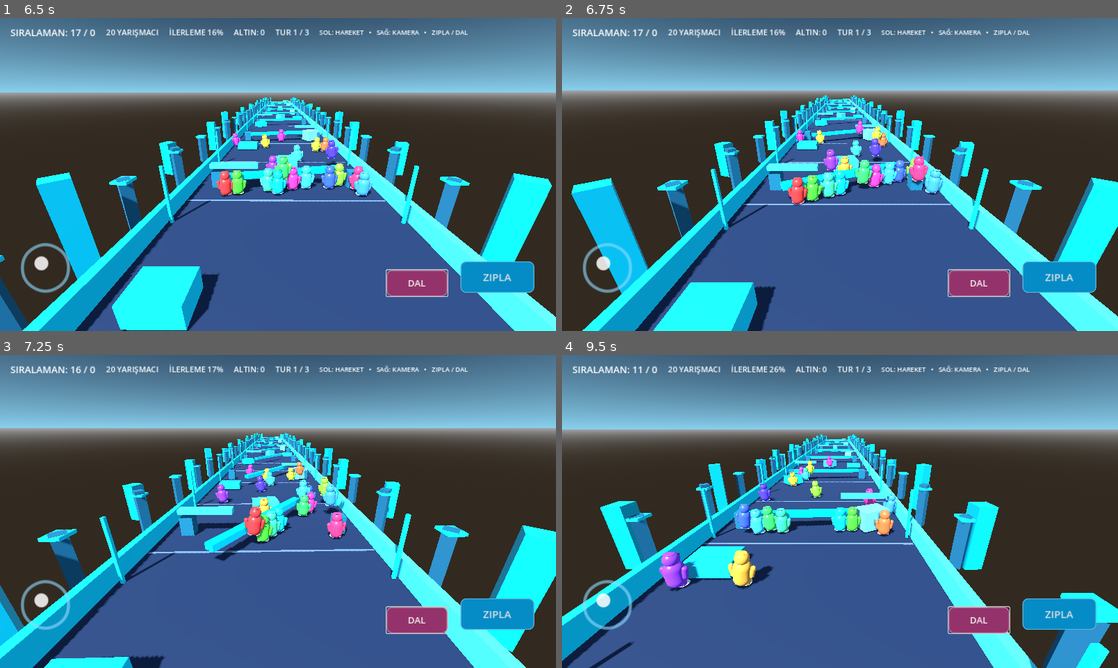
Above: before the commit, frames 1-4 (two rows, left to right).
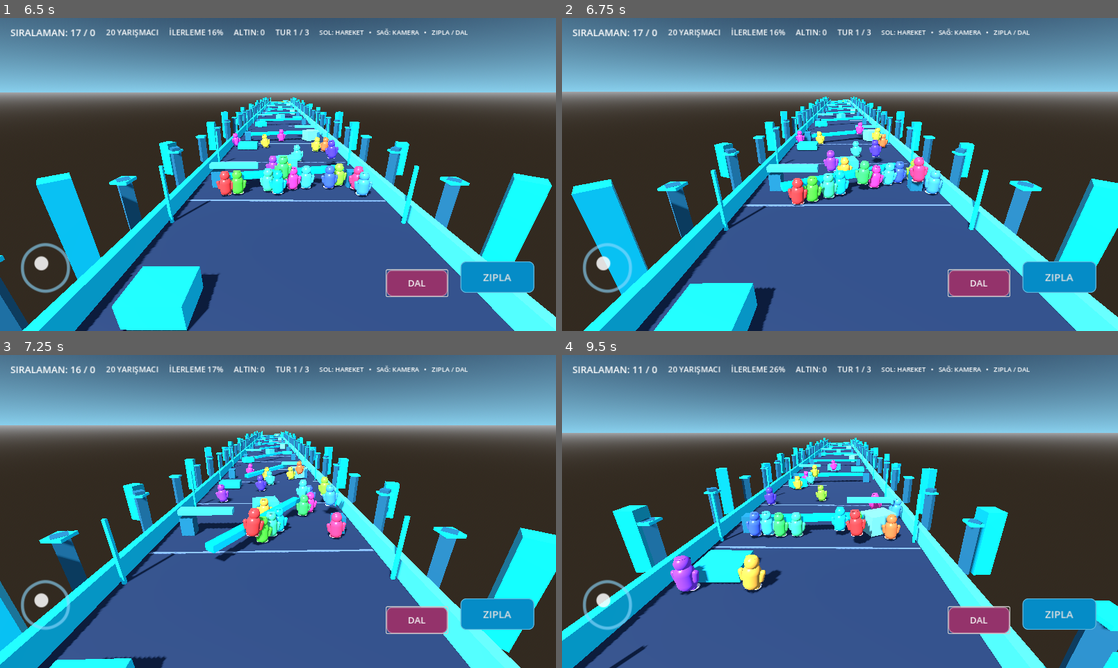
Above: after the commit, the same moments.

Repository: AjanLeo/son-kalan-kazanir
Game: Godot game, scene res://Main.tscn
Same seed, same stepped clock (60 frames per second), same inputs: the game is played once before the commit and once after it.
Inputs (mouse positions are in pixels of both pictures, inside the frame that each line leads up to):
- Up to frame 1 (6.5 s): click "YARIŞA BAŞLA" at 0.5 s; click "DAL" at 1.25 s; tap Enter (ui_accept) at 2, 2.27, 5.27 s; move the mouse to (400, 158) at 2.02 s; hold Right (ui_right) 2.03-2.75 s; click (400, 158) at 2.17 s; drag from (166, 190) to (250, 237) at 2.77 s; move the mouse to (333, 105) at 3.52 s; hold Right (ui_right) 3.53-4.25 s; drag from (250, 237) to (111, 127) at 4.27 s; move the mouse to (444, 221) at 5.02 s; hold Left (ui_left) 5.03-5.75 s; drag from (111, 127) to (194, 96) at 5.77 s
- Up to frame 2 (6.75 s): move the mouse to (867, 174) at 6.52 s; hold Down (ui_down) from 6.53 s (still down); click (867, 174) at 6.67 s
- Up to frame 3 (7.25 s): keep holding Down (ui_down)
- Up to frame 4 (9.5 s): release Down (ui_down) at 7.25 s; drag from (756, 433) to (728, 527) at 7.27 s; move the mouse to (962, 495) at 8.02 s; hold Up (ui_up) 8.03-8.75 s; tap Enter (ui_accept) at 8.27 s; drag from (728, 527) to (812, 574) at 8.77 s

Frame 1 is identical in both runs. In frame 2, 3.8% of the frame differs, in the area x 0-100%, y 23-100%; in frame 3, 6.3%; in frame 4, 20%.

Commit message:
Improve hazard collision feedback and multitouch input

Diff:
--- a/scripts/main.gd
+++ b/scripts/main.gd
@@ -51,6 +51,8 @@
 var touch_origin := Vector2.ZERO
 var touch_active := false
 var touch_id := -1
+var camera_touch_id := -1
+var hazard_cooldown := 0.0
 
 func _ready() -> void:
 	sfx_player = AudioStreamPlayer.new()
@@ -128,6 +130,7 @@
 		pivot.add_to_group("rotors")
 		add_child(pivot)
 		var rotor_body := StaticBody3D.new()
+		rotor_body.add_to_group("hazards")
 		pivot.add_child(rotor_body)
 		var rotor_collision := CollisionShape3D.new()
 		var rotor_shape := BoxShape3D.new()
@@ -152,13 +155,16 @@
 		var lane : float = [-5.0, 0.0, 5.0][(i + theme_index) % 3]
 		var height := 1.15 + float((i + theme_index) % 3) * 0.25
 		var block := _make_box("Neon hurdle", Vector3(2.35, height, 1.8), Vector3(lane, height * 0.5, -26.0 - float(i) * 16.0), theme_glow[theme_index].lerp(Color(1.0,0.36,0.18), float(i % 3) * 0.18))
+		block.get_parent().add_to_group("hazards")
 		block.rotation_degrees.y = float(i * 13 + theme_index * 9)
 	for i in range(8):
 		var gap_x : float = [-4.5, 4.5][(i + theme_index) % 2]
-		_make_box("Low jump beam", Vector3(4.2, 0.42, 0.8), Vector3(gap_x, 1.82, -38.0 - float(i) * 23.0), theme_glow[theme_index].lerp(Color.WHITE, 0.18))
+		var beam := _make_box("Low jump beam", Vector3(4.2, 0.42, 0.8), Vector3(gap_x, 1.82, -38.0 - float(i) * 23.0), theme_glow[theme_index].lerp(Color.WHITE, 0.18))
+		beam.get_parent().add_to_group("hazards")
 	for i in range(5):
 		var lane2 : float = [-5.2, 0.0, 5.2][(i * 2 + theme_index) % 3]
-		_make_box("Moving lane block", Vector3(2.8, 0.8, 2.2), Vector3(lane2, 0.4, -52.0 - float(i) * 37.0), theme_floor[theme_index].lerp(theme_glow[theme_index], 0.65))
+		var lane_block := _make_box("Moving lane block", Vector3(2.8, 0.8, 2.2), Vector3(lane2, 0.4, -52.0 - float(i) * 37.0), theme_floor[theme_index].lerp(theme_glow[theme_index], 0.65))
+		lane_block.get_parent().add_to_group("hazards")
 func _make_decor() -> void:
 	for i in range(32):
 		for side in [-1.0, 1.0]:
@@ -456,7 +462,6 @@
 
 func _request_dive() -> void:
 	dive_requested = true
-	_play_sfx(180.0, 0.09, 0.12)
 
 func _start_round() -> void:
 	jump_requested = false
@@ -495,6 +500,7 @@
 	if not round_active:
 		return
 	race_time += delta
+	hazard_cooldown = maxf(0.0, hazard_cooldown - delta)
 	_update_player(delta)
 	_update_racers(delta)
 	_update_hud()
@@ -530,6 +536,17 @@
 	dive_requested = false
 	player.velocity.y -= GRAVITY * delta
 	player.move_and_slide()
+	if hazard_cooldown <= 0.0:
+		for collision_index in range(player.get_slide_collision_count()):
+			var hit := player.get_slide_collision(collision_index)
+			var hit_node := hit.get_collider()
+			if hit_node is Node and hit_node.is_in_group("hazards"):
+				hazard_cooldown = 0.85
+				player.velocity.y = 5.5
+				player.velocity.z = 4.0
+				status_label.text = "ENGELE ÇARPTIN! GERİ DÜŞTÜN"
+				_play_sfx(105.0, 0.16, 0.2)
+				break
 	player.rotation.z = lerpf(player.rotation.z, -direction.x * 0.16, delta * 8.0)
 	player.position.x = clampf(player.position.x, -7.25, 7.25)
 	if player.position.y < -8:
@@ -745,18 +762,21 @@
 				touch_origin = event.position
 			elif event.position.x >= size.x * 0.48 and event.position.y > size.y * 0.20 and not (event.position.x > size.x * 0.65 and event.position.y > size.y * 0.72):
 				camera_drag_active = true
+				camera_touch_id = event.index
 				camera_last_touch = event.position
 		else:
 			if event.index == touch_id:
 				touch_active = false
 				touch_id = -1
 				joystick = Vector2.ZERO
-			camera_drag_active = false
+			if event.index == camera_touch_id:
+				camera_drag_active = false
+				camera_touch_id = -1
 	elif event is InputEventScreenDrag:
 		if touch_active and event.index == touch_id:
 			var drag: Vector2 = (event.position - touch_origin) / 85.0
 			joystick = Vector2(clampf(drag.x, -1, 1), clampf(drag.y, -1, 1))
-		elif camera_drag_active:
+		elif camera_drag_active and event.index == camera_touch_id:
 			var motion: Vector2 = event.position - camera_last_touch
 			camera_yaw = clampf(camera_yaw - motion.x * 0.004, -0.75, 0.75)
 			camera_last_touch = event.position
